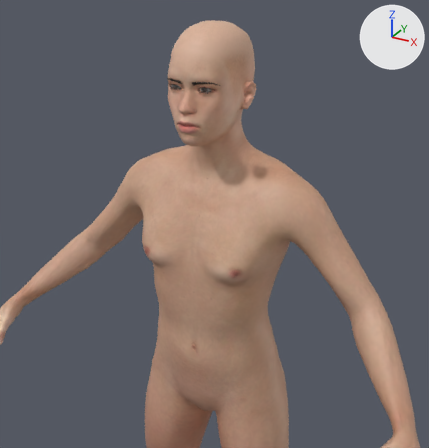
The glTF model apps/web/public/models/avatar.glb as it was, and as the next commit left it.
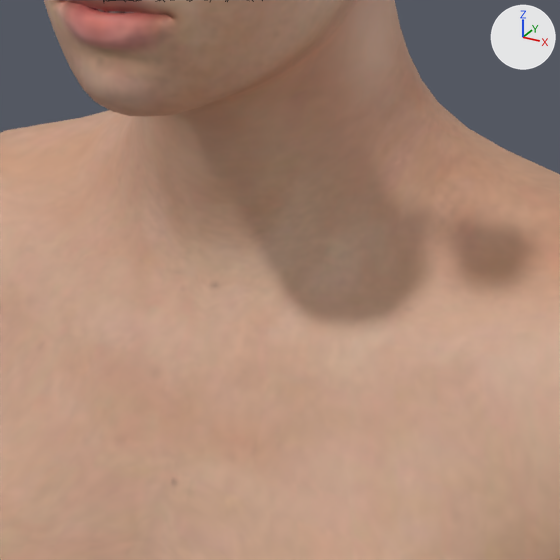
There are two pictures of each version: one from a 50 mm camera at (0.551, -1.042, 1.755) aimed at (0.054, -0.139, 1.303), one close up on the part from 39% to 64% of the width and 28% to 52% of the height. The axes (+X, +Y, +Z) are drawn at upper right. The lights are the same throughout. The last two pictures show the newer version. The close-ups show mesh edges as thin lines. Vertices at exactly the same position are counted once.

The first close-up shows 'Body' and 1 more.
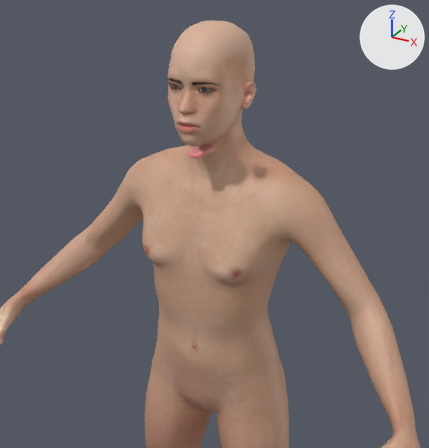
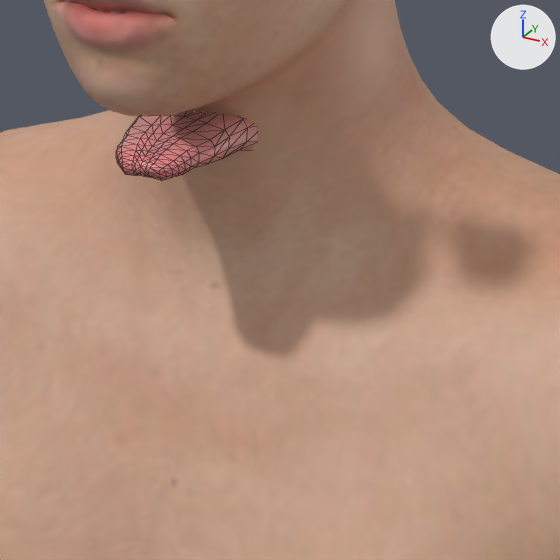
The newer file adds a shape key; the second version is drawn at full value of the shape key 'gender_female' of 'Tongue', and the change is written as the vertex moves it makes.

Pixel boxes (x1, y1, x2, y2) of what changed, in the close-ups (560 x 560 px):
'Tongue', reshaped (not visible before)
    after: (116, 110, 257, 180)

The change, as a list of edits to the scene's bpy script:
```text
Change me_tongue:
    used by ob_tongue; location = (0.0, 0.0, 0.0)
    remove me_tongue.from_pydata(...)  # 226 vertices, 448 faces; spans x -0.0217..0.0217, y -0.1308..-0.062, z 1.4706..1.4967
    add me_tongue.from_pydata(...)  # 226 vertices, 448 faces; spans x -0.0214..0.0214, y -0.1238..-0.0562, z 1.4102..1.436
    me_tongue part 1: 226 of 226 vertices moved; they spanned x -0.0217..0.0217, y -0.1308..-0.062, z 1.4706..1.4967 and now span x -0.0214..0.0214, y -0.1238..-0.0562, z 1.4102..1.436; mean shift (0.0, 0.0066, -0.0602)
```
